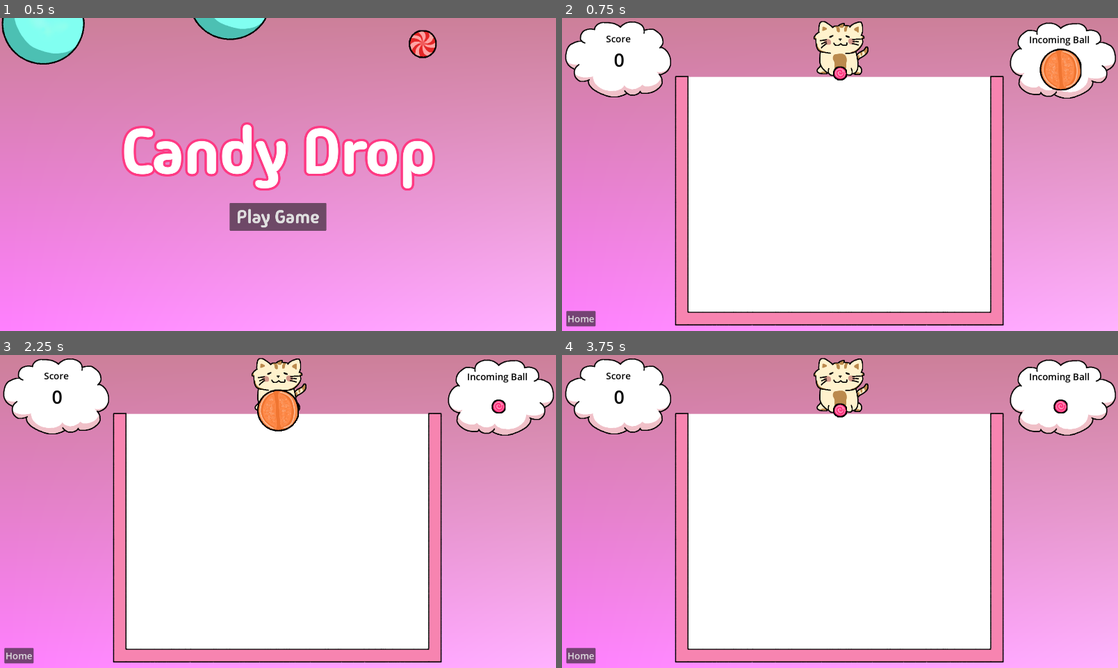
Above: before the commit, frames 1-4 (two rows, left to right).
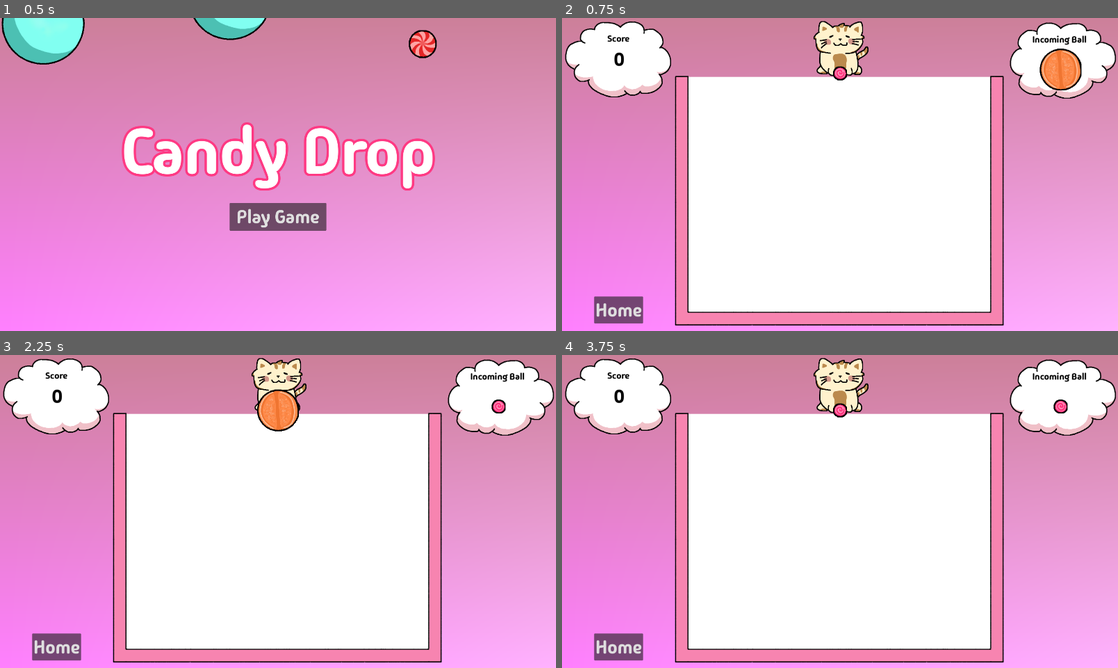
Above: after the commit, the same moments.

Repository: jadicodes/candy-drop
Game: Godot game, scene res://menus/home_menu.tscn
The game is run twice, just before and just after one commit, with the same random seed, the same clock (stepped at 60 frames per second) and the same inputs.
Inputs:
- Up to frame 1 (0.5 s): no input
- Up to frame 2 (0.75 s): click "Play Game" at 0.5 s
- Up to frame 3 (2.25 s): click "Home" at 1.25 s; click "Play Game" at 2 s
- Up to frame 4 (3.75 s): click "Home" at 2.75 s; click "Play Game" at 3.5 s

Frame 1 is identical in both runs. In frame 2, 1.3% of the frame differs, in the area x 0-95%, y 5-99%; in frame 3, 1.3%; in frame 4, 1.3%.

Commit message:
Change font

Diff:
--- a/project/menus/home_menu.gd
+++ b/project/menus/home_menu.gd
@@ -1,6 +1,5 @@
 extends Control
 
-var _ball: Ball
 
 func _ready() -> void:
 	if !Sfx._return_playing():
--- a/project/world/incoming_ball_display/incoming_ball_display.tscn
+++ b/project/world/incoming_ball_display/incoming_ball_display.tscn
@@ -1,7 +1,8 @@
-[gd_scene load_steps=4 format=3 uid="uid://p7xfudp5872f"]
+[gd_scene load_steps=5 format=3 uid="uid://p7xfudp5872f"]
 
 [ext_resource type="Script" path="res://world/incoming_ball_display/incoming_ball_display.gd" id="1_qse54"]
-[ext_resource type="Texture2D" uid="uid://n48mts1afqog" path="res://common/cloud.png" id="2_c4aku"]
+[ext_resource type="Texture2D" uid="uid://n48mts1afqog" path="res://common/cloud.png" id="2_nq0gh"]
+[ext_resource type="FontFile" uid="uid://djg4b707305yo" path="res://common/MadimiOne-Regular.ttf" id="3_amhle"]
 
 [sub_resource type="PlaceholderTexture2D" id="PlaceholderTexture2D_be7is"]
 
@@ -25,8 +26,10 @@
 offset_right = 1822.0
 offset_bottom = 97.0
 theme_override_colors/font_color = Color(0, 0, 0, 1)
+theme_override_fonts/font = ExtResource("3_amhle")
 theme_override_font_sizes/font_size = 32
 text = "Incoming Ball"
+horizontal_alignment = 1
 
 [node name="Sprite" type="Sprite2D" parent="."]
 position = Vector2(1721, 178)
--- a/project/world/score/score_display.tscn
+++ b/project/world/score/score_display.tscn
@@ -1,7 +1,8 @@
-[gd_scene load_steps=3 format=3 uid="uid://bepi6tiubt537"]
+[gd_scene load_steps=4 format=3 uid="uid://bepi6tiubt537"]
 
-[ext_resource type="Texture2D" uid="uid://n48mts1afqog" path="res://common/cloud.png" id="1_0wd3v"]
 [ext_resource type="Script" path="res://world/score/score_display.gd" id="1_jy011"]
+[ext_resource type="Texture2D" uid="uid://n48mts1afqog" path="res://common/cloud.png" id="2_cdo3e"]
+[ext_resource type="FontFile" uid="uid://djg4b707305yo" path="res://common/MadimiOne-Regular.ttf" id="3_kwwic"]
 
 [node name="ScoreDisplay" type="Control"]
 layout_mode = 3
@@ -23,8 +24,10 @@
 offset_right = 46.0
 offset_bottom = -48.0
 theme_override_colors/font_color = Color(0, 0, 0, 1)
+theme_override_fonts/font = ExtResource("3_kwwic")
 theme_override_font_sizes/font_size = 32
 text = "Score"
+horizontal_alignment = 1
 
 [node name="Score" type="Label" parent="Cloud"]
 offset_left = -112.0
@@ -32,6 +35,7 @@
 offset_right = 124.0
 offset_bottom = 45.0
 theme_override_colors/font_color = Color(0, 0, 0, 1)
+theme_override_fonts/font = ExtResource("3_kwwic")
 theme_override_font_sizes/font_size = 64
 text = "000"
 horizontal_alignment = 1
--- a/project/world/world.tscn
+++ b/project/world/world.tscn
@@ -7,6 +7,7 @@
 [ext_resource type="Texture2D" uid="uid://1ng3jp6oki5y" path="res://world/walls.png" id="5_art37"]
 [ext_resource type="PackedScene" uid="uid://ddcyx76wfjr33" path="res://world/particles/particles.tscn" id="5_d0fa3"]
 [ext_resource type="PackedScene" uid="uid://bepi6tiubt537" path="res://world/score/score_display.tscn" id="6_y6sg2"]
+[ext_resource type="FontFile" uid="uid://djg4b707305yo" path="res://common/MadimiOne-Regular.ttf" id="8_ptbnw"]
 
 [sub_resource type="ShaderMaterial" id="ShaderMaterial_82q4f"]
 shader = ExtResource("2_s222o")
@@ -139,11 +140,12 @@
 [node name="ScoreDisplay" parent="." instance=ExtResource("6_y6sg2")]
 
 [node name="HomeButton" type="Button" parent="."]
-offset_left = 15.0
-offset_top = 1011.0
-offset_right = 116.0
-offset_bottom = 1064.0
-theme_override_font_sizes/font_size = 32
+offset_left = 111.0
+offset_top = 961.0
+offset_right = 280.0
+offset_bottom = 1054.0
+theme_override_fonts/font = ExtResource("8_ptbnw")
+theme_override_font_sizes/font_size = 64
 text = "Home"
 
 [connection signal="timeout" from="Timer" to="." method="_on_timer_timeout"]
Not shown: 1 places in project/world/incoming_ball_display/incoming_ball_display.tscn that only renumber resources
Not shown: 1 places in project/world/score/score_display.tscn that only renumber resources
Not shown: 1 places in project/world/world.tscn that only renumber resources
